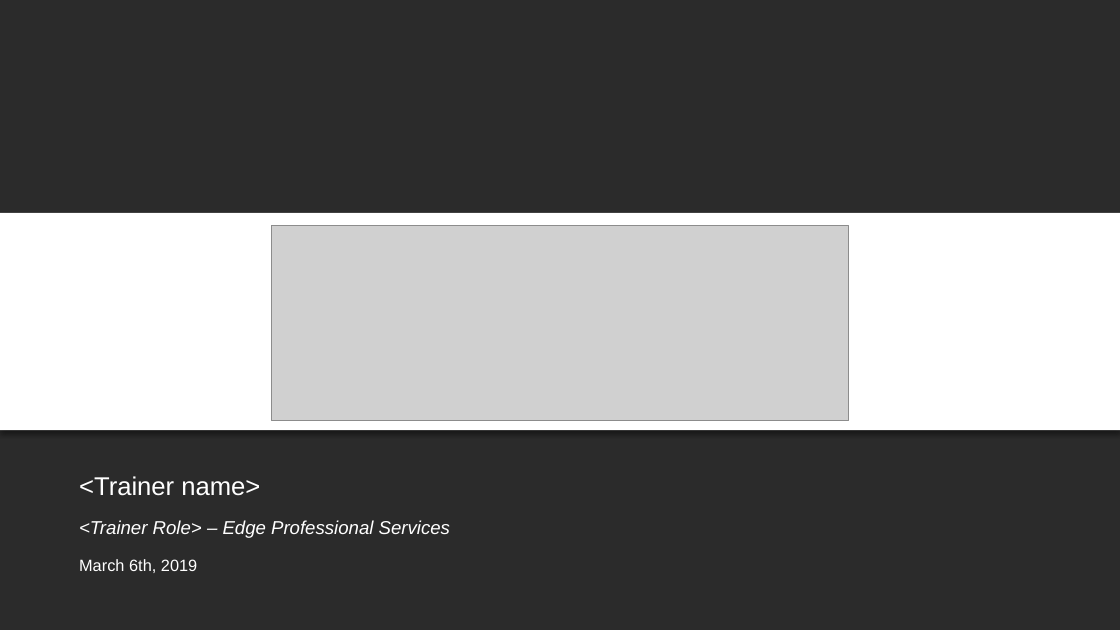
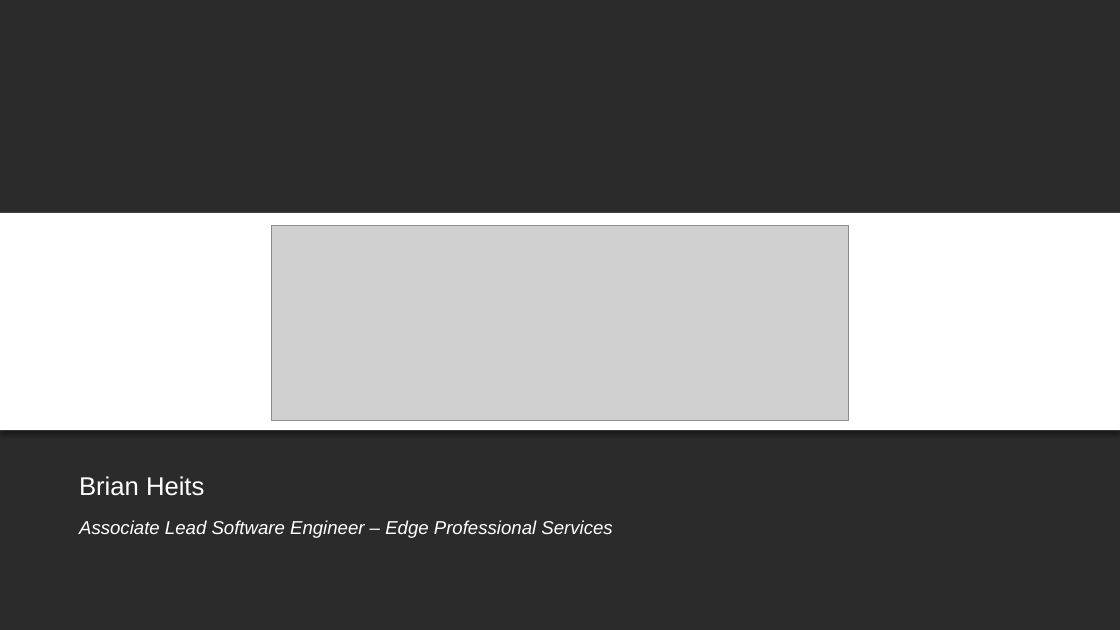
Before and after one commit to BH018364/SMART-on-FHIR-Training, a slide deck: slide 1 of SMART on FHIR Primer.pptx. Drawn at 1120x630 pixels with LibreOffice and Linux fonts; fonts in the diff are those of the drawing; grey boxes stand for pictures; background and template pictures are left out; a plain dark background stands for a picture behind light text. Boxes give left, top, right and bottom in pixels: in the first picture for what was removed or moved away, otherwise in the second. Text is boxed around its words. In the diff, an @@ line names an element or a change of style, - is before the commit and + after.

```diff
--- a/SMART on FHIR Primer.pptx
+++ b/SMART on FHIR Primer.pptx
@@ text at bbox=[79, 476, 204, 496]: text changed @@
-<Trainer name>
+Brian Heits
@@ text at bbox=[79, 520, 612, 538]: text changed @@
-<Trainer Role> – Edge Professional Services
+Associate Lead Software Engineer – Edge Professional Services
@@ text removed at bbox=[79, 559, 197, 573] @@
-March 6th, 2019
```
Also in this commit, not shown: 2 other files.
